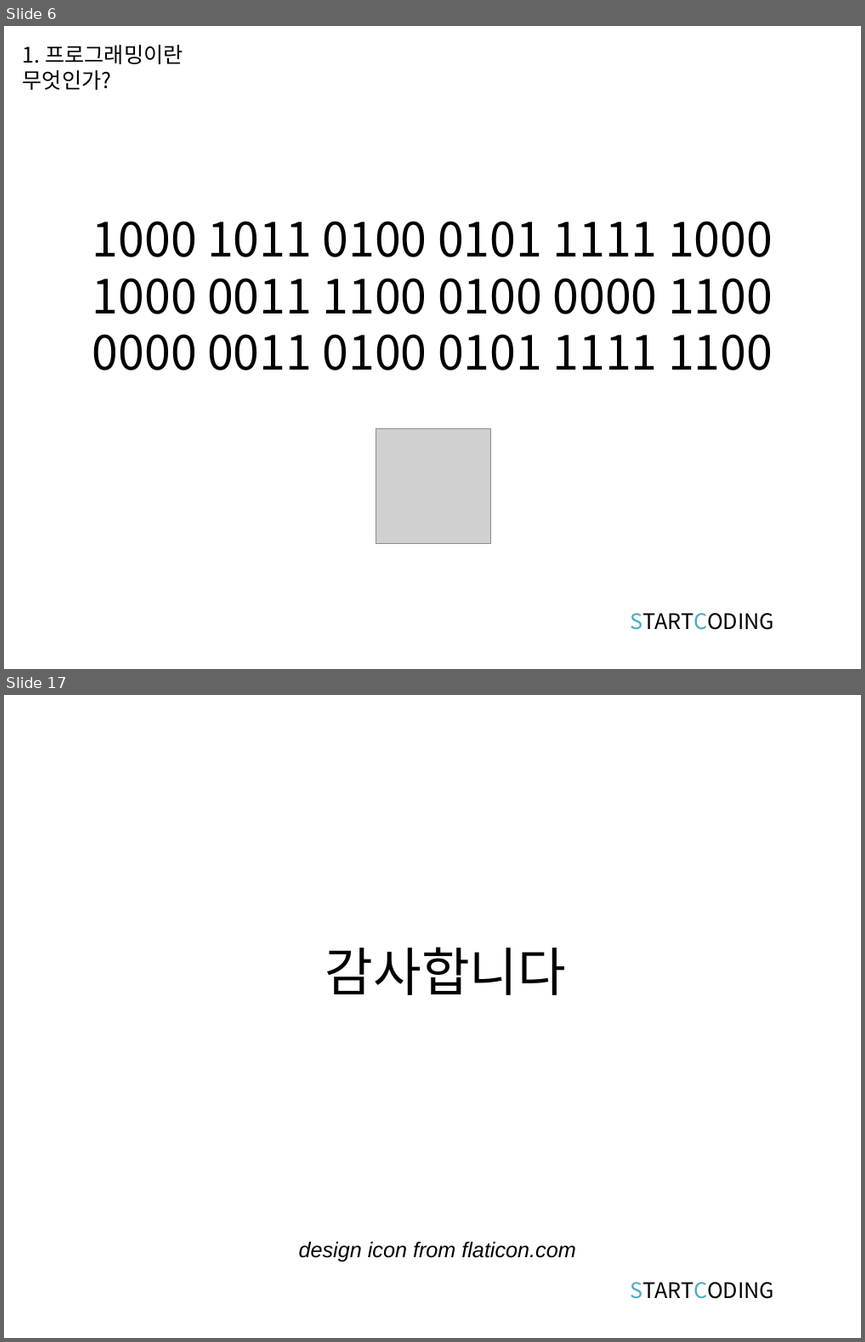
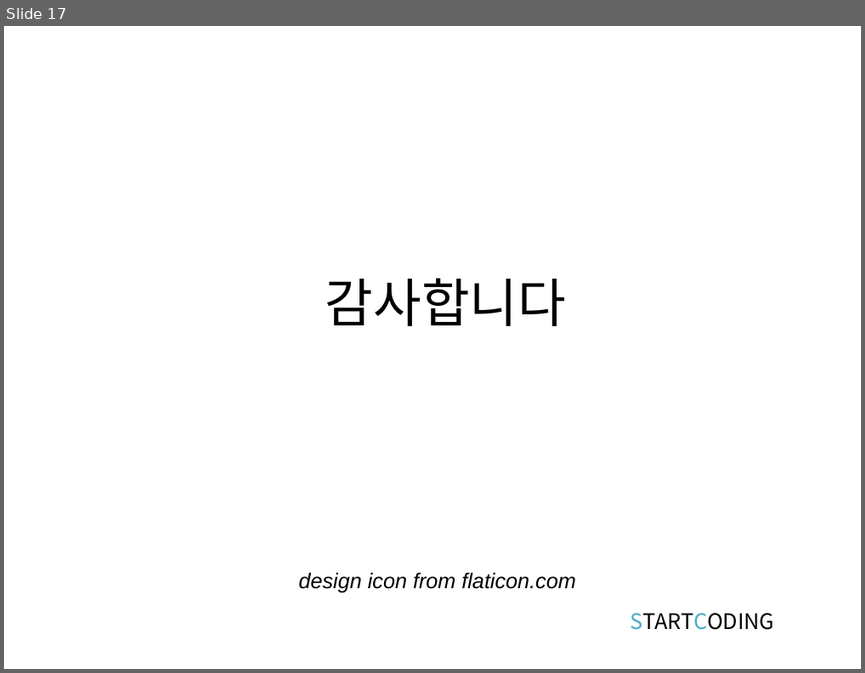
Before and after one commit to kwonkijun/python, a slide deck: 파이썬기초(PPT)/파이썬 기초 3강_연산과 연산자.pptx. Shown one above the other, each under a label of ours: slides 6 and 17 before the commit, slide 17 after it; the slides between them are not shown. The pictures are 865x1342 and 865x673 pixels, drawn with LibreOffice and Linux fonts; fonts in the diff are those of the drawing; grey boxes stand for pictures. Boxes give left, top, right and bottom in pixels: in the first picture for what was removed or moved away, otherwise in the second. Text is boxed around its words. In the diff, an @@ line names an element or a change of style, - is before the commit and + after.

```diff
--- a/파이썬기초(PPT)/파이썬 기초 3강_연산과 연산자.pptx
+++ b/파이썬기초(PPT)/파이썬 기초 3강_연산과 연산자.pptx
@@ slide 6 removed at (4,26,861,669), background #FFFFFF @@
@@ text removed at (23,45,182,90) @@
-1. 프로그래밍이란 무엇인가?
@@ title removed at (92,221,772,370) @@
-1000 1011 0100 0101 1111 1000
-1000 0011 1100 0100 0000 1100
-0000 0011 0100 0101 1111 1100
@@ text removed at (69,416,797,554) @@
-?
@@ picture removed at (375,428,491,543) @@
@@ text removed at (630,612,774,630) @@
-STARTCODING
```
Also in this commit, not shown: 2 slides changed, 14 slides added, 13 other slides removed, 9 other files.
